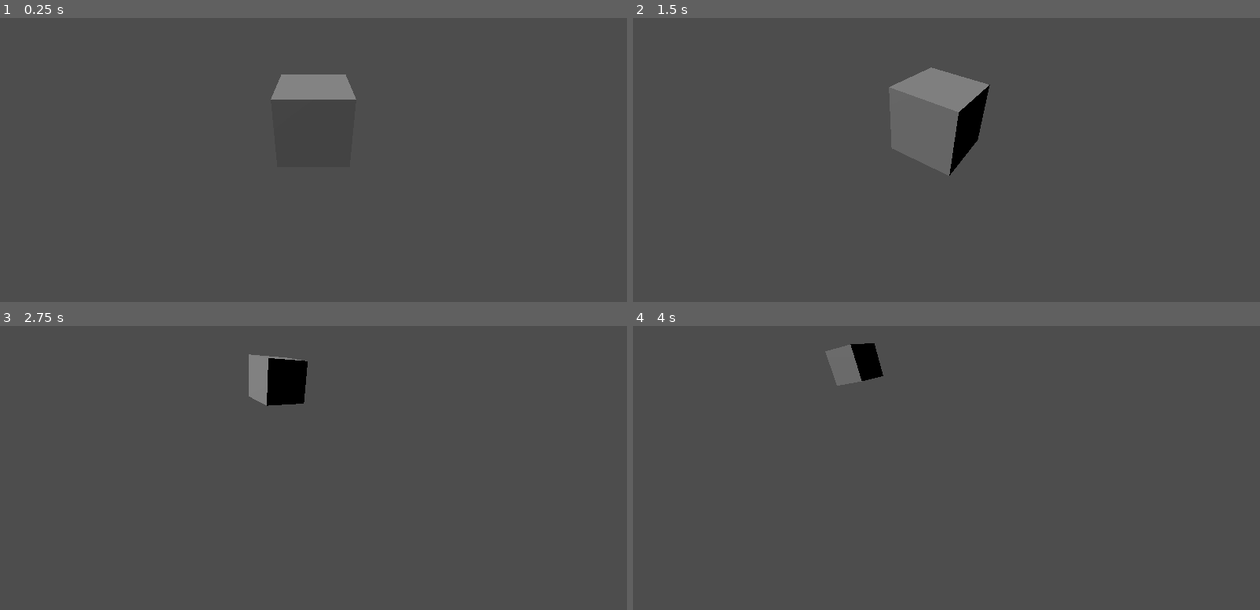
Above: before the commit, frames 1-4 (two rows, left to right).
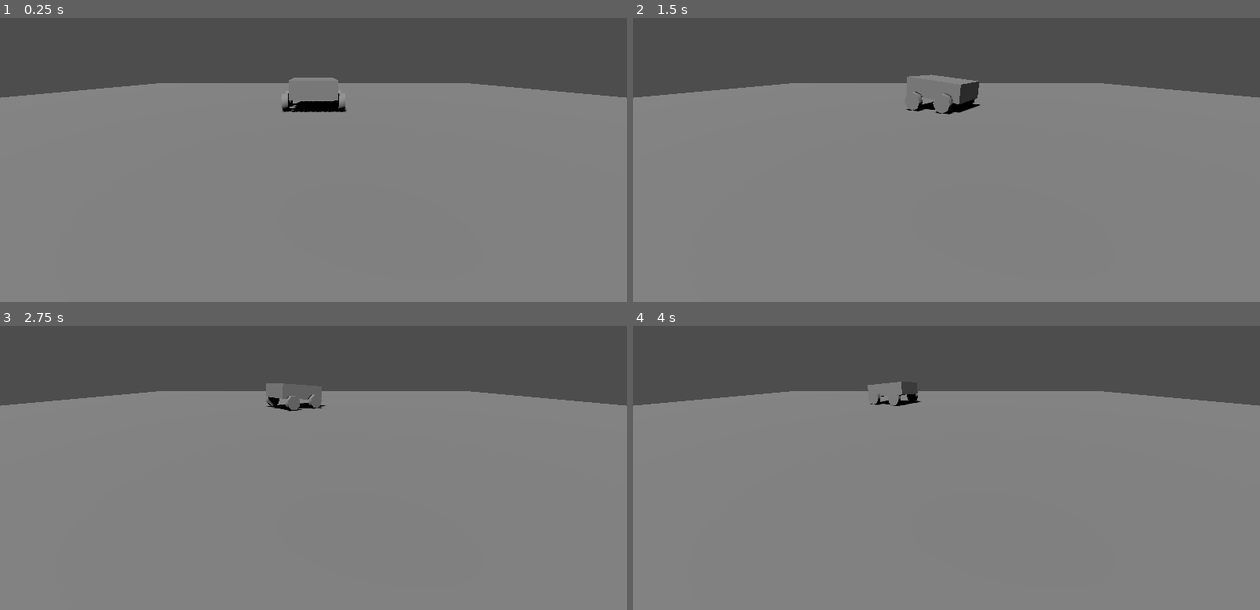
Above: after the commit, the same moments.

Repository: APlatner/robogames-2024
Game: Godot game, scene res://test_22122023.tscn
Same seed, same stepped clock (60 frames per second), same inputs: the game is played once before the commit and once after it.
Inputs:
- Up to frame 1 (0.25 s): no input
- Up to frame 2 (1.5 s): tap Enter at 0.5 s; hold D (right) 0.53-1.28 s; hold S (backward) from 1.28 s (still down)
- Up to frame 3 (2.75 s): release S (backward) at 2.03 s; hold D (right) from 2.03 s (still down)
- Up to frame 4 (4 s): release D (right) at 2.78 s; hold W (forward) 2.78-3.53 s; hold A (left) from 3.53 s (still down)

The runs differ from the first frame. In frame 1, 75% of the frame differs, in the area x 0-100%, y 19-100%; in frame 2, 75%; in frame 3, 77%; in frame 4, 77%, in the area x 0-100%, y 6-100%.

Commit message:
add suspension swing arm to always keep wheels on the ground

Diff:
--- /dev/null
+++ b/tank/suspension_arm.gd
@@ -0,0 +1,45 @@
+class_name SuspensionArm
+extends Node3D
+
+@onready var _wheel := get_node('Wheel') as Node3D
+@export var _sign: int = 1
+
+var _length: float
+var _angle: float
+var _wheel_radius: float = 0.3
+
+var _previous_wheel_position: Vector3
+
+var _previous_angle: float
+
+func _ready() -> void:
+	var length_vector = Vector2(_wheel.position.y, _wheel.position.z)
+	_length = length_vector.length()
+	#_angle = length_vector.angle()
+	#print(_length)
+
+
+func _handle_spin(root_node: Node3D):
+	var movement_vector: Vector3 = _wheel.global_position - _previous_wheel_position
+	var movement_amount = root_node.basis.z.dot(movement_vector)
+	var angular_velocity: float = _angle - _previous_angle
+	_wheel.rotate_x(movement_amount/_wheel_radius - angular_velocity)
+	#print(movement_amount)
+	_previous_wheel_position =_wheel.global_position
+	_previous_angle = _angle
+
+
+
+func handle_link_rotation(root_node: Node3D, pitch_angle: float):
+	var p = root_node.to_local(global_position).y
+	var d = -0.7
+	if _sign == 1:
+		_angle =  PI - asin((d-p+_wheel_radius)/_length) - deg_to_rad(pitch_angle)
+	else:
+		_angle =  asin((d-p+_wheel_radius)/_length) - deg_to_rad(pitch_angle)
+	#print('p.y: ', p, ', d: ', d, ', a: ', angle)
+	_set_link_angle(_angle)
+
+
+func _set_link_angle(angle: float):
+	rotation.x = angle
--- a/tank/tank.gd
+++ b/tank/tank.gd
@@ -1,5 +1,4 @@
 extends CharacterBody3D
-
 
 @export var _linear_accel: float = 5
 @export var _angular_accel: float = 5
@@ -16,14 +15,13 @@
 var _pitch_angle: float
 var _pitch_speed: float
 var _pitch_accel: float
-var _pitch_stiffness: float = 1
+var _pitch_stiffness: float = 2
 var _pitch_damping: float = 7
-
 
 var _roll_angle: float
 var _roll_speed: float
 var _roll_accel: float
-var _roll_stiffness: float = 1
+var _roll_stiffness: float = 2
 var _roll_damping: float = 4
 
 func _physics_process(delta: float) -> void:
@@ -38,6 +36,19 @@
 	_tilt()
 	_previous_linear_speed = _linear_speed
 	move_and_slide()
+
+	_wheels_up()
+
+func _wheels_up():
+	$Roll/Pitch/Suspension/LinkBL.handle_link_rotation(self, _pitch_angle)
+	$Roll/Pitch/Suspension/LinkBL._handle_spin(self)
+	$Roll/Pitch/Suspension/LinkBR.handle_link_rotation(self, _pitch_angle)
+	$Roll/Pitch/Suspension/LinkBR._handle_spin(self)
+	$Roll/Pitch/Suspension/LinkFR.handle_link_rotation(self, _pitch_angle)
+	$Roll/Pitch/Suspension/LinkFR._handle_spin(self)
+	$Roll/Pitch/Suspension/LinkFL.handle_link_rotation(self, _pitch_angle)
+	$Roll/Pitch/Suspension/LinkFL._handle_spin(self)
+
 
 func _handle_pitch(delta: float):
 	_pitch_accel = (
@@ -54,9 +65,11 @@
 	_roll_speed += _roll_accel
 	_roll_angle += _roll_speed
 
+
 func _tilt():
 	$Roll.rotation_degrees = Vector3(0, 0, _roll_angle)
-	$Roll/CSGBox3D.rotation_degrees = Vector3(_pitch_angle, 0, 0)
+	$Roll/Pitch.rotation_degrees = Vector3(_pitch_angle, 0, 0)
+
 
 func _calc_accel():
 	_current_accel.x = _linear_speed * _angular_speed
--- a/tank/tank.tscn
+++ b/tank/tank.tscn
@@ -1,8 +1,10 @@
-[gd_scene load_steps=3 format=3 uid="uid://bjb4ac86unvck"]
+[gd_scene load_steps=4 format=3 uid="uid://bjb4ac86unvck"]
 
 [ext_resource type="Script" path="res://tank/tank.gd" id="1_wmb4n"]
+[ext_resource type="Script" path="res://tank/suspension_arm.gd" id="2_vigdi"]
 
 [sub_resource type="BoxShape3D" id="BoxShape3D_1ot84"]
+size = Vector3(1.5, 0.6, 2)
 
 [node name="Tank" type="CharacterBody3D"]
 axis_lock_angular_x = true
@@ -14,4 +16,49 @@
 
 [node name="Roll" type="Node3D" parent="."]
 
-[node name="CSGBox3D" type="CSGBox3D" parent="Roll"]
+[node name="Pitch" type="Node3D" parent="Roll"]
+
+[node name="Suspension" type="Node3D" parent="Roll/Pitch"]
+
+[node name="LinkBL" type="Node3D" parent="Roll/Pitch/Suspension"]
+transform = Transform3D(1, 0, 0, 0, 1, 0, 0, 0, 1, 0.9, -0.2, -0.9)
+script = ExtResource("2_vigdi")
+
+[node name="Wheel" type="CSGCylinder3D" parent="Roll/Pitch/Suspension/LinkBL"]
+transform = Transform3D(-4.37114e-08, 1, 0, -1, -4.37114e-08, 0, 0, 0, 1, 0, 0, -0.4)
+radius = 0.3
+height = 0.2
+
+[node name="LinkBR" type="Node3D" parent="Roll/Pitch/Suspension"]
+transform = Transform3D(1, 0, 0, 0, 1, 0, 0, 0, 1, -0.9, -0.2, -0.9)
+script = ExtResource("2_vigdi")
+
+[node name="Wheel" type="CSGCylinder3D" parent="Roll/Pitch/Suspension/LinkBR"]
+transform = Transform3D(-4.37114e-08, 1, 0, -1, -4.37114e-08, 0, 0, 0, 1, 0, 0, -0.4)
+radius = 0.3
+height = 0.2
+
+[node name="LinkFL" type="Node3D" parent="Roll/Pitch/Suspension"]
+transform = Transform3D(1, 0, 0, 0, 1, 0, 0, 0, 1, 0.9, -0.2, 0.9)
+script = ExtResource("2_vigdi")
+_sign = -1
+
+[node name="Wheel" type="CSGCylinder3D" parent="Roll/Pitch/Suspension/LinkFL"]
+transform = Transform3D(-4.37114e-08, 1, 0, -1, -4.37114e-08, 0, 0, 0, 1, 0, 0, -0.4)
+radius = 0.3
+height = 0.2
+
+[node name="LinkFR" type="Node3D" parent="Roll/Pitch/Suspension"]
+transform = Transform3D(1, 0, 0, 0, 1, 0, 0, 0, 1, -0.9, -0.2, 0.9)
+script = ExtResource("2_vigdi")
+_sign = -1
+
+[node name="Wheel" type="CSGCylinder3D" parent="Roll/Pitch/Suspension/LinkFR"]
+transform = Transform3D(-4.37114e-08, 1, 0, -1, -4.37114e-08, 0, 0, 0, 1, 0, 0, -0.4)
+radius = 0.3
+height = 0.2
+
+[node name="CSGBox3D" type="CSGBox3D" parent="Roll/Pitch"]
+size = Vector3(1.5, 0.6, 2)
+
+[node name="Wheels" type="Node3D" parent="Roll/Pitch"]
--- a/test_22122023.tscn
+++ b/test_22122023.tscn
@@ -8,7 +8,12 @@
 transform = Transform3D(-1, 0, -8.74228e-08, 0, 1, 0, 8.74228e-08, 0, -1, 0, 0, 0)
 
 [node name="Camera3D" type="Camera3D" parent="."]
-transform = Transform3D(1, 0, 0, 0, 0.875734, 0.482793, 0, -0.482793, 0.875734, 0, 1.52492, 3)
+transform = Transform3D(1, 0, 0, 0, 0.970851, 0.239686, 0, -0.239686, 0.970851, 0, 0.624919, 8)
 
 [node name="DirectionalLight3D" type="DirectionalLight3D" parent="."]
-transform = Transform3D(0.785468, -0.118771, -0.607399, 0.618902, 0.150736, 0.770869, 0, -0.981413, 0.191905, 0, 2, 0)
+transform = Transform3D(0.501425, -0.847195, -0.175596, 0.617819, 0.208522, 0.758168, -0.605701, -0.488651, 0.627971, 0, 2, 0)
+shadow_enabled = true
+
+[node name="CSGBox3D" type="CSGBox3D" parent="."]
+transform = Transform3D(1, 0, 0, 0, 1, 0, 0, 0, 1, 0, -1.2, 0)
+size = Vector3(30, 1, 30)
